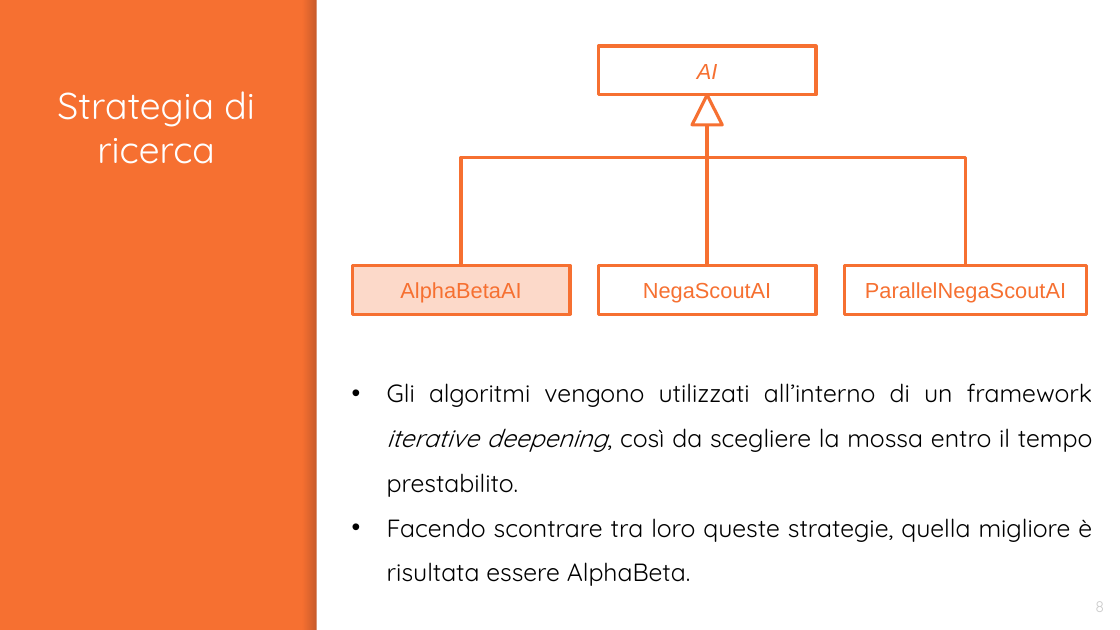
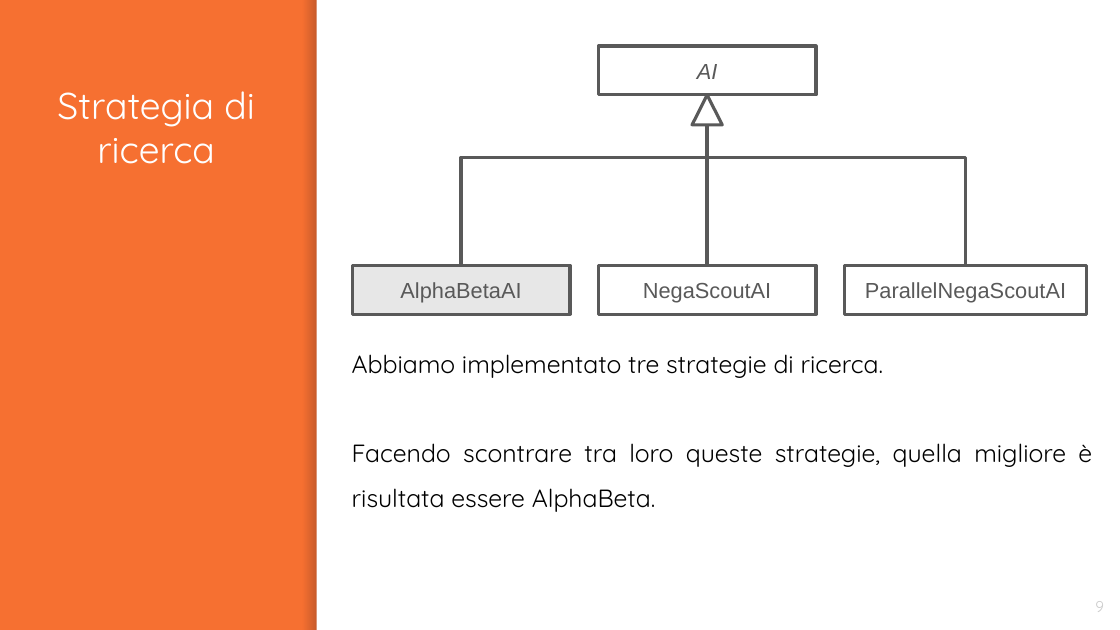
Before and after one commit to graitanto21/MillGates, a slide deck: slide 9 of Presentation/MillGates.pptx (slide 8 before the commit). Drawn at 1120x630 pixels with LibreOffice and Linux fonts; fonts in the diff are those of the drawing. Boxes give left, top, right and bottom in pixels: in the first picture for what was removed or moved away, otherwise in the second. Text is boxed around its words. In the diff, an @@ line names an element or a change of style, - is before the commit and + after.

```diff
--- a/Presentation/MillGates.pptx
+++ b/Presentation/MillGates.pptx
@@ triangle at [692, 95, 722, 125]: outline #F67031 2 pt to #595959 2 pt @@
@@ line (707, 95) - (707, 265): stroke #F67031 2.25 pt to #595959 2.25 pt @@
@@ elbow line (461, 265) - (707, 158): stroke #F67031 2.25 pt to #595959 2.25 pt @@
@@ elbow line (965, 265) - (707, 158): stroke #F67031 2.25 pt to #595959 2.25 pt @@
@@ rectangle "AlphaBetaAI" at [352, 265, 569, 315]: text colour #F67031 to #595959; fill #F67031 at 26% opacity to #A3A3A3 at 26% opacity; outline #F67031 2 pt to #595959 2 pt @@
@@ text colour #F67031 to #595959; outline #F67031 2 pt to #595959 2 pt in 3 elements at [598, 46, 815, 95], [844, 265, 1088, 315], [598, 265, 815, 315] @@
@@ text at [352, 354, 884, 378]: text changed @@
-• Gli algoritmi vengono utilizzati all’interno di un framework iterative deepening, così da scegliere la mossa entro il tempo prestabilito.
+Abbiamo implementato tre strategie di ricerca.
@@ text at [352, 443, 1092, 512]: bullet • to none @@
```
Also in this commit, not shown: 2 other slides changed, 4 slides added, 16 other files.
